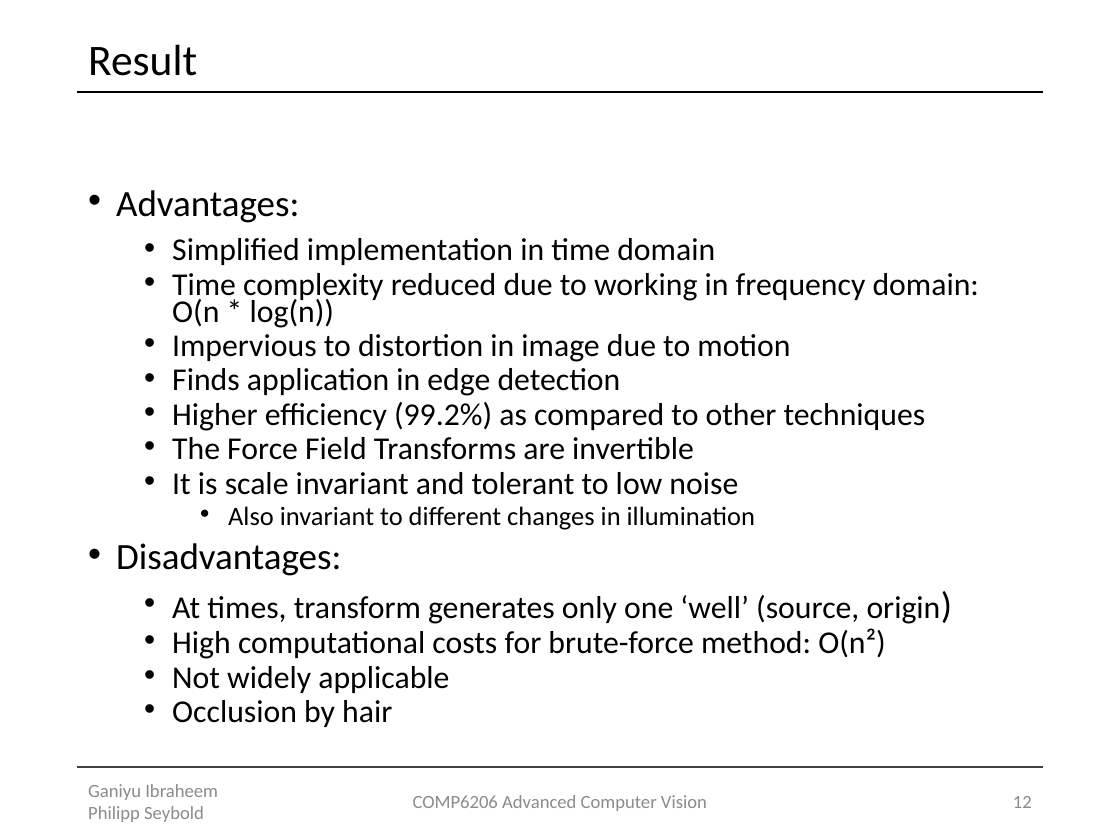
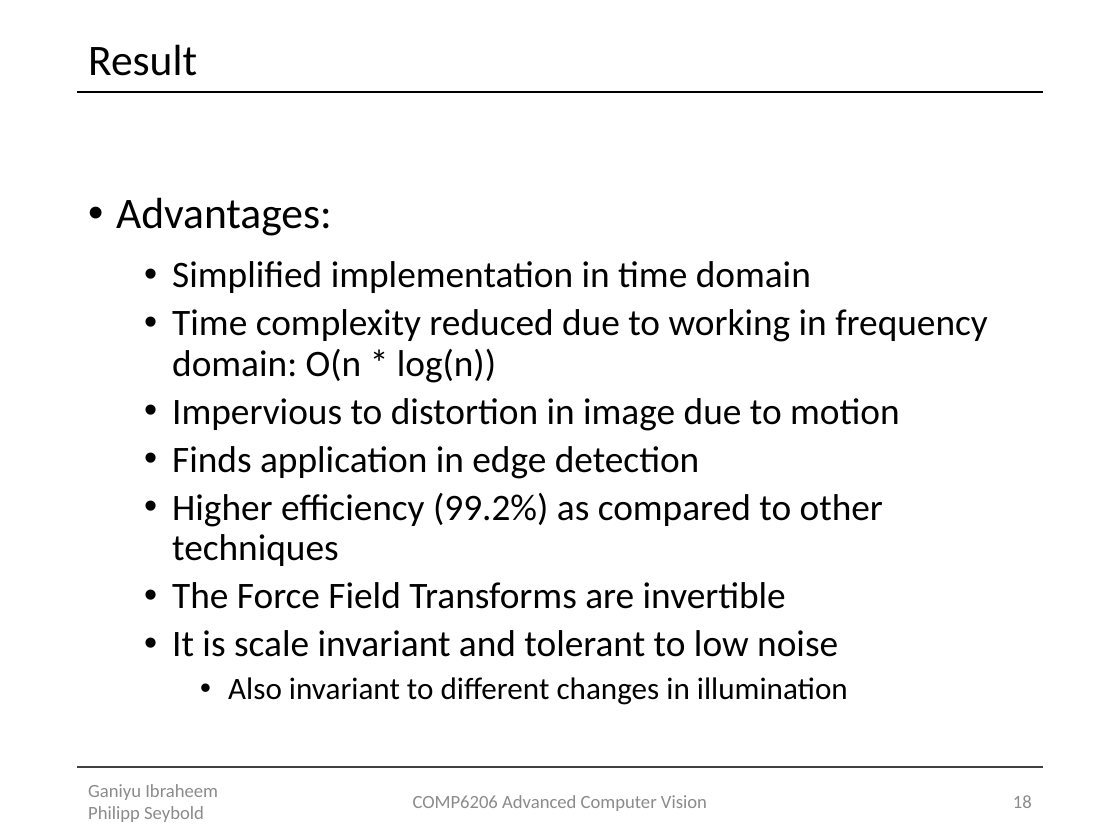
Before and after one commit to Lxrd-AJ/ForceFieldTransforms, a slide deck: slide 18 of Force Field Transformation.pptx (slide 12 before the commit). Drawn at 1120x840 pixels with LibreOffice and Linux fonts; fonts in the diff are those of the drawing. Boxes give left, top, right and bottom in pixels: in the first picture for what was removed or moved away, otherwise in the second. Text is boxed around its words. In the diff, an @@ line names an element or a change of style, - is before the commit and + after.

```diff
--- a/Force Field Transformation.pptx
+++ b/Force Field Transformation.pptx
@@ text "Advantages:" at [116,197,987,705]: size 23.8 to 28 pt in "Advantages:"; size 20.4 to 24 pt in "Simplified implementation in time domain", "Time complexity reduced due to working in ...", "Impervious to distortion in image due to ...", "Finds application in edge detection" and 3 more places; size 17 to 20 pt in "Also invariant to different changes in illumination"; line spacing 0.7 to 0.9 @@
@@ text at [116,543,941,727]: paragraphs removed @@
-• Disadvantages:
-  • At times, transform generates only one ‘well’ (source, origin)
-  • High computational costs for brute-force method: O(n²)
-  • Not widely applicable
-  • Occlusion by hair
@@ page number at [1013,795,1032,808]: text changed @@
-12
+18
```
Also in this commit, not shown: 11 other slides changed, 6 slides added.
